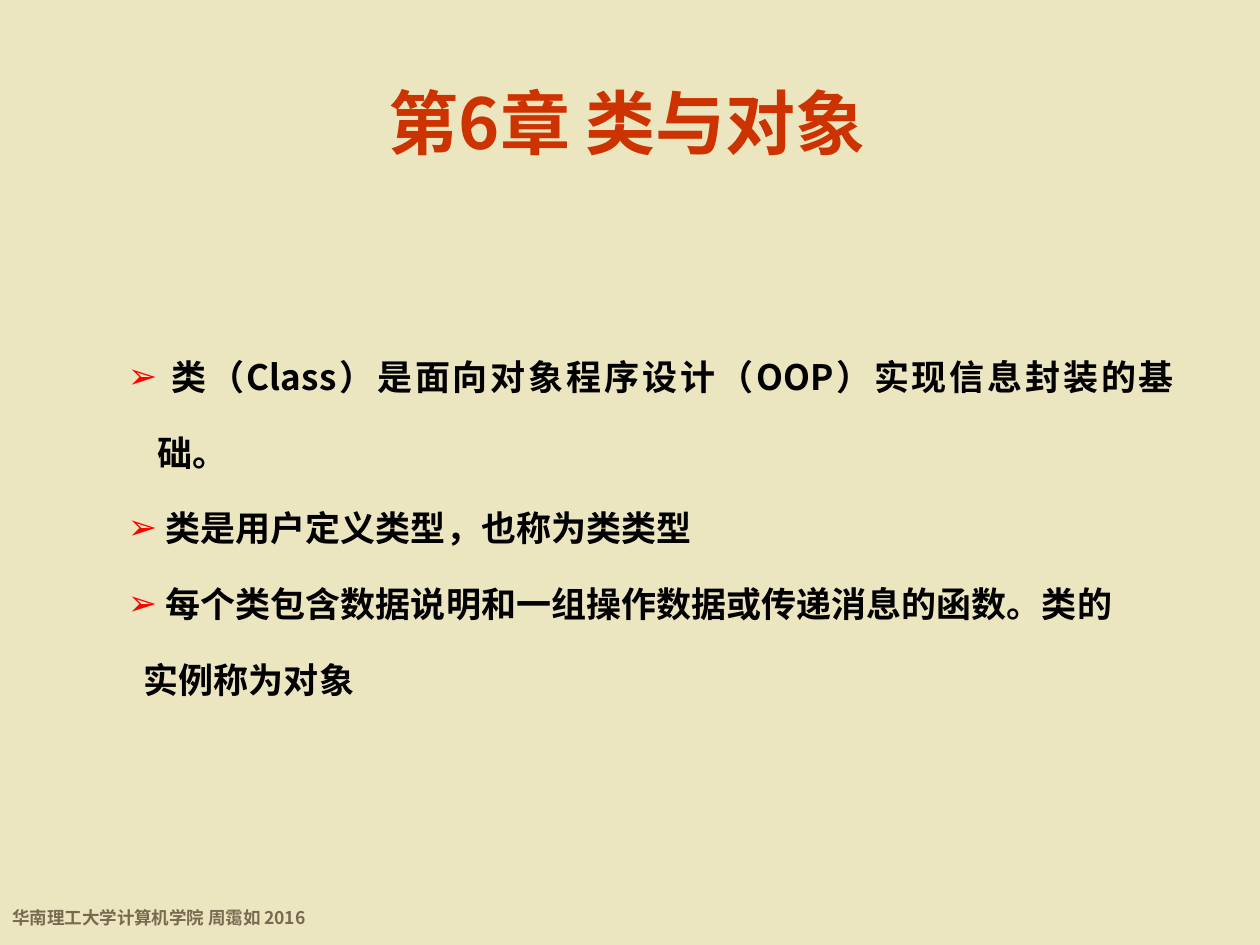
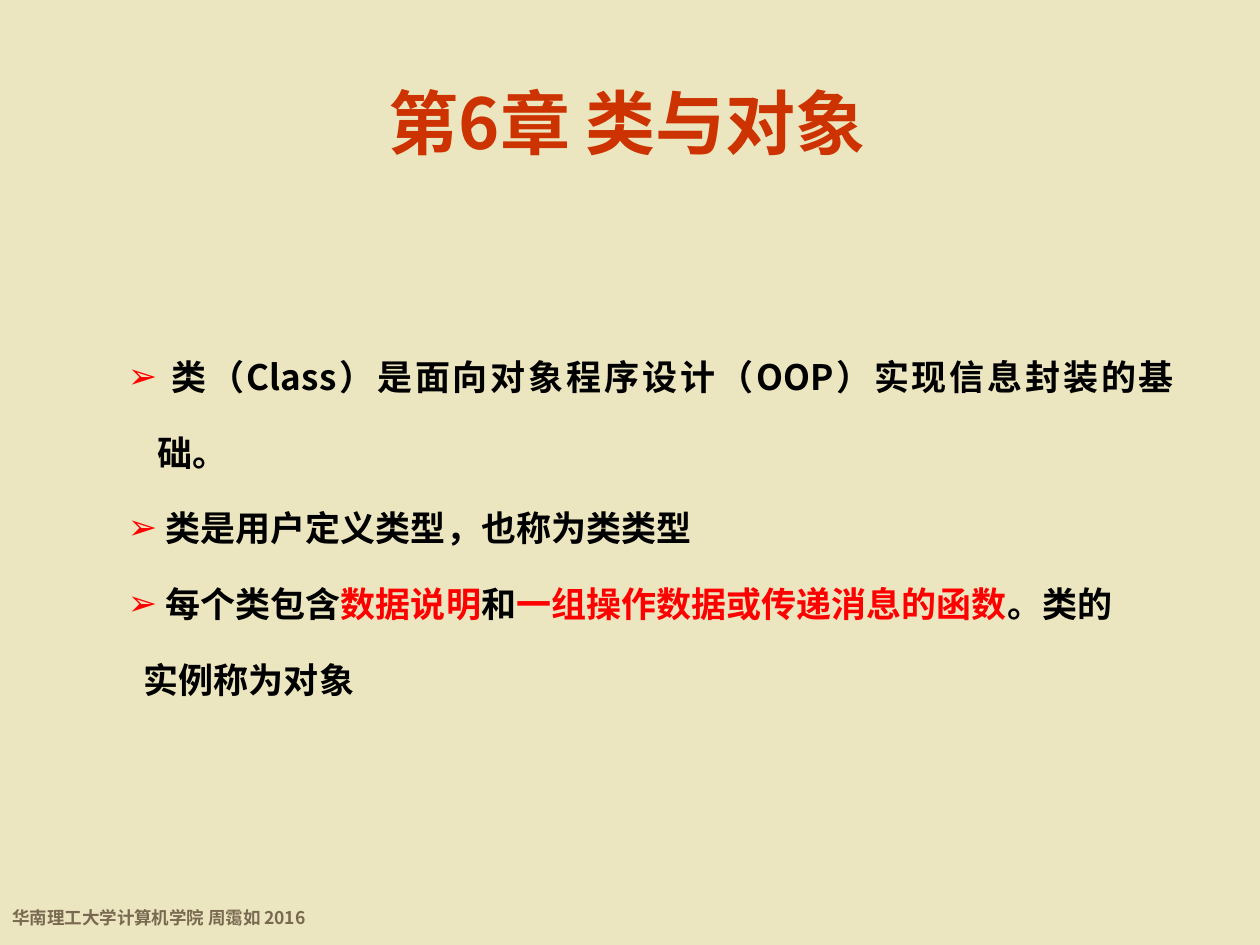
Before and after one commit to wwuhn/wwuhn.github.io, a slide deck: slide 2 of bookspcClassic/C++程序设计基础（第5版）周霭如/6-类与对象.pptx. Drawn at 1260x945 pixels with LibreOffice and Linux fonts; fonts in the diff are those of the drawing; background and template pictures are left out. Boxes give left, top, right and bottom in pixels: in the first picture for what was removed or moved away, otherwise in the second. Text is boxed around its words. In the diff, an @@ line names an element or a change of style, - is before the commit and + after.

```diff
--- a/bookspcClassic/C++程序设计基础（第5版）周霭如/6-类与对象.pptx
+++ b/bookspcClassic/C++程序设计基础（第5版）周霭如/6-类与对象.pptx
@@ text at bbox=[166, 587, 1113, 621]: text colour #000000 to #FF0000 in "每个类包含数据说明和一组操作数据或传递消息的函数。类的" @@
```
Also in this commit, not shown: 15 other slides changed.
